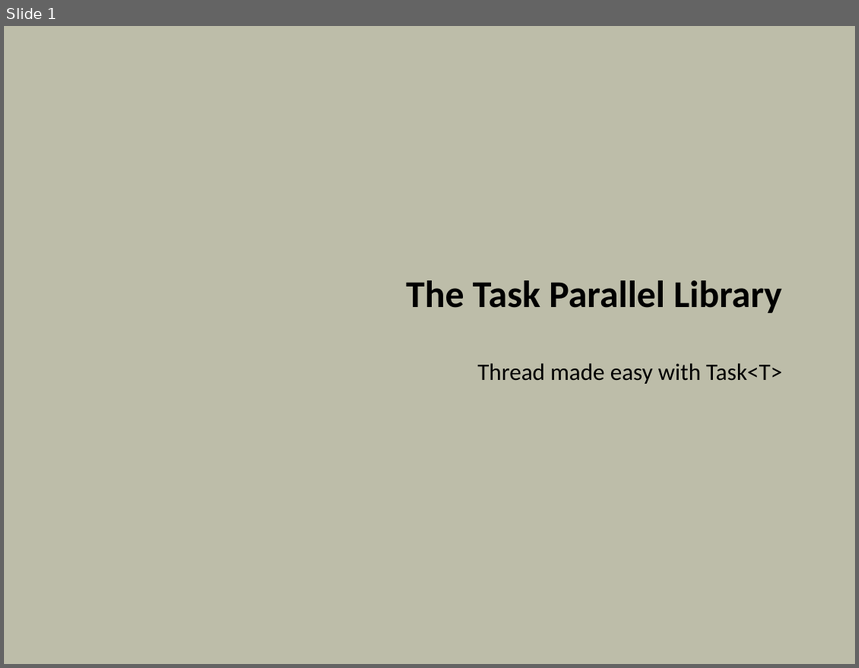
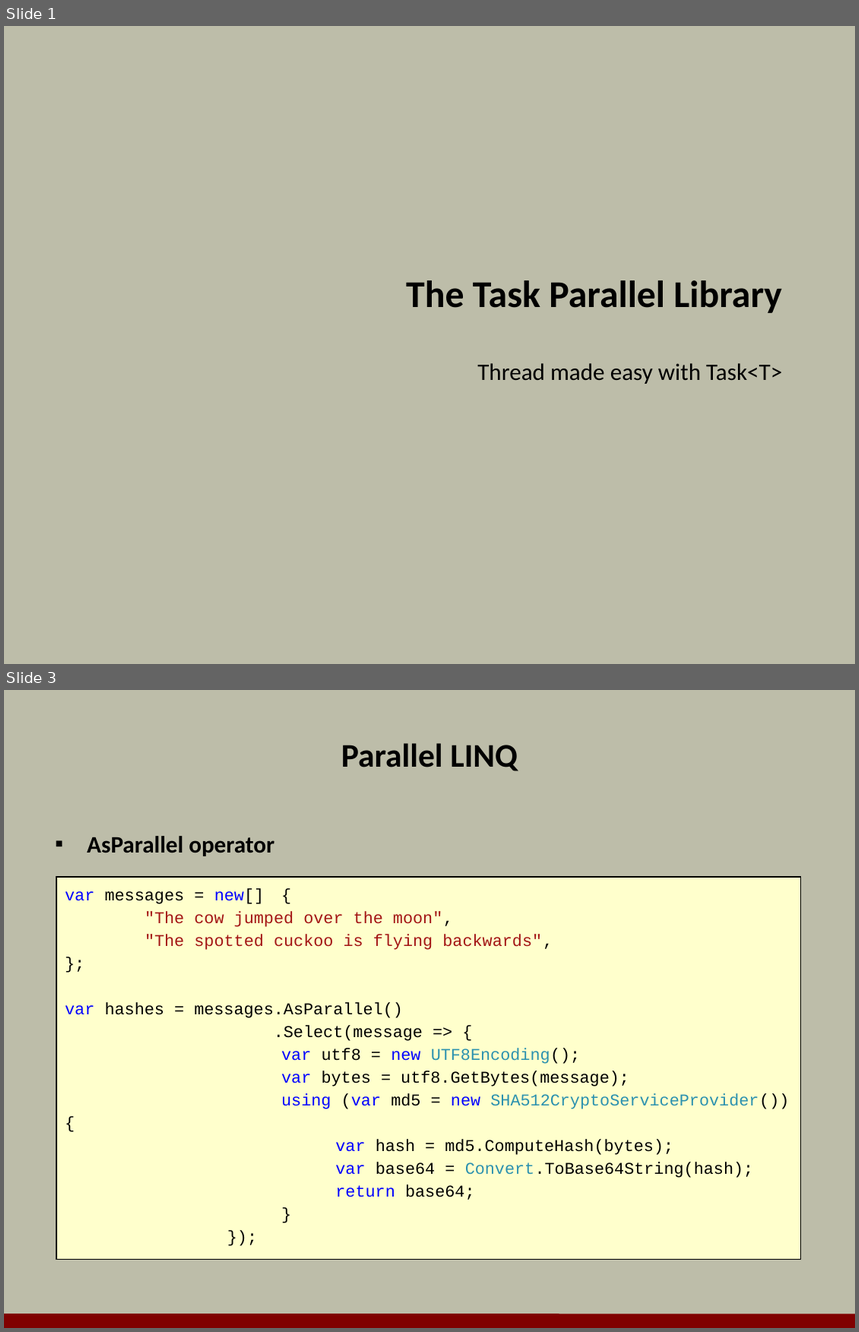
Before and after one commit to OdeToCode/classes, a slide deck: linq/slides/13_TPL.pptx. Shown one above the other, each under a label of ours: slide 1 before the commit, slides 1 and 3 after it; the slides between them are not shown. The pictures are 859x668 and 859x1332 pixels, drawn with LibreOffice and Linux fonts; fonts in the diff are those of the drawing; background and template pictures are left out. Boxes give left, top, right and bottom in pixels: in the first picture for what was removed or moved away, otherwise in the second. Text is boxed around its words. In the diff, an @@ line names an element or a change of style, - is before the commit and + after.

```diff
--- a/linq/slides/13_TPL.pptx
+++ b/linq/slides/13_TPL.pptx
@@ slide 3 added at box(4, 690, 855, 1328), background #BDBDA9 @@
@@ title added at box(341, 743, 518, 771), 28 pt, text #000000, bold @@
+Parallel LINQ
@@ text added at box(87, 836, 275, 856), 20 pt, text #000000, bold @@
+▪ AsParallel operator
@@ rectangle added at box(56, 877, 801, 1260), fill #FFFFCC, outline #000000 0.75 pt, 14 pt, text #000000 @@
+var messages = new[] {
+"The cow jumped over the moon",
+"The spotted cuckoo is flying backwards",
+};
+var hashes = messages.AsParallel()
+.Select(message => {
+var utf8 = new UTF8Encoding();
+var bytes = utf8.GetBytes(message);
+using (var md5 = new SHA512CryptoServiceProvider()) {
+var hash = md5.ComputeHash(bytes);
+var base64 = Convert.ToBase64String(hash);
+return base64;
+}
+});
@@ line added from (4, 1321) to (855, 1322), #800000 12 pt @@
```
Also in this commit, not shown: 1 slide changed, 10 other slides added, 25 slides removed.
